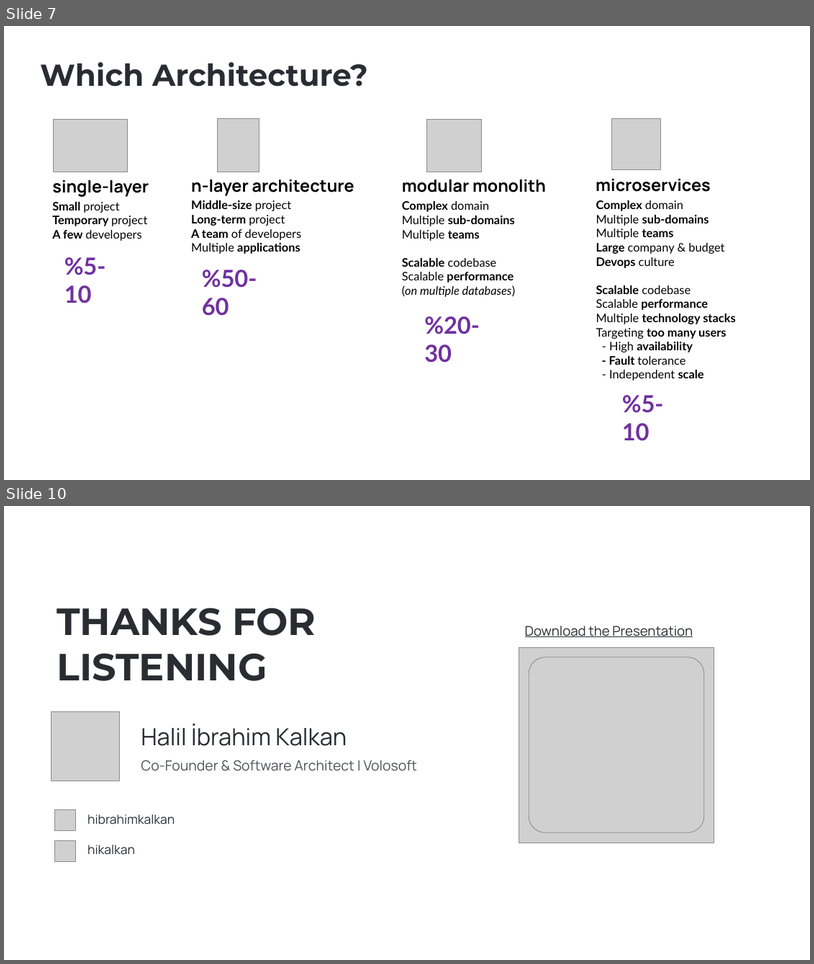
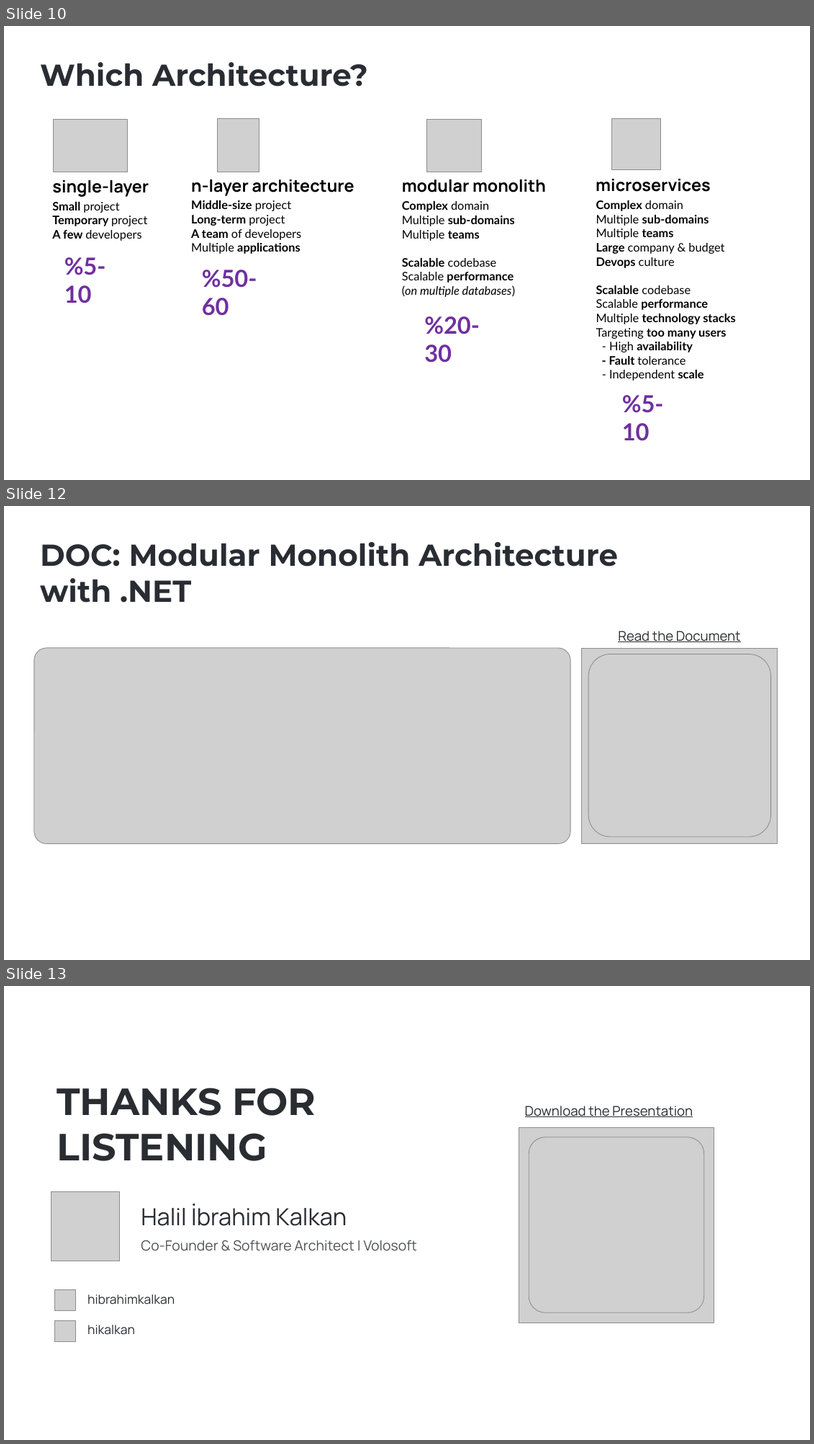
Before and after one commit to hikalkan/presentations, a slide deck: 2025-01-09 ABP Community Talks 2025.1/Which Architecture.pptx. Shown one above the other, each under a label of ours: slides 7 and 10 before the commit, slides 10, 12 and 13 after it; the slides between them are not shown. The pictures are 814x964 and 814x1444 pixels, drawn with LibreOffice and Linux fonts; fonts in the diff are those of the drawing; grey boxes stand for pictures; background and template pictures are left out. Boxes give left, top, right and bottom in pixels: in the first picture for what was removed or moved away, otherwise in the second. Text is boxed around its words. In the diff, an @@ line names an element or a change of style, - is before the commit and + after.

```diff
--- a/2025-01-09 ABP Community Talks 2025.1/Which Architecture.pptx
+++ b/2025-01-09 ABP Community Talks 2025.1/Which Architecture.pptx
@@ slide 12 added at (4,506,810,960), background picture (left out) @@
@@ text added at (40,542,618,602), 36 pt, text #292D33, bold @@
+DOC: Modular Monolith Architecture with .NET
@@ text added at (618,631,741,642), 16 pt, text #292D32, underline @@
+Read the Document
@@ picture added at (34,648,571,843) @@
@@ picture added at (582,648,778,844) @@
@@ picture added at (589,654,772,837) @@
@@ what was slide 7 is now slide 10 @@
@@ what was slide 10 is now slide 13 @@
```
Also in this commit, not shown: 1 slide changed, 6 other slides added.
